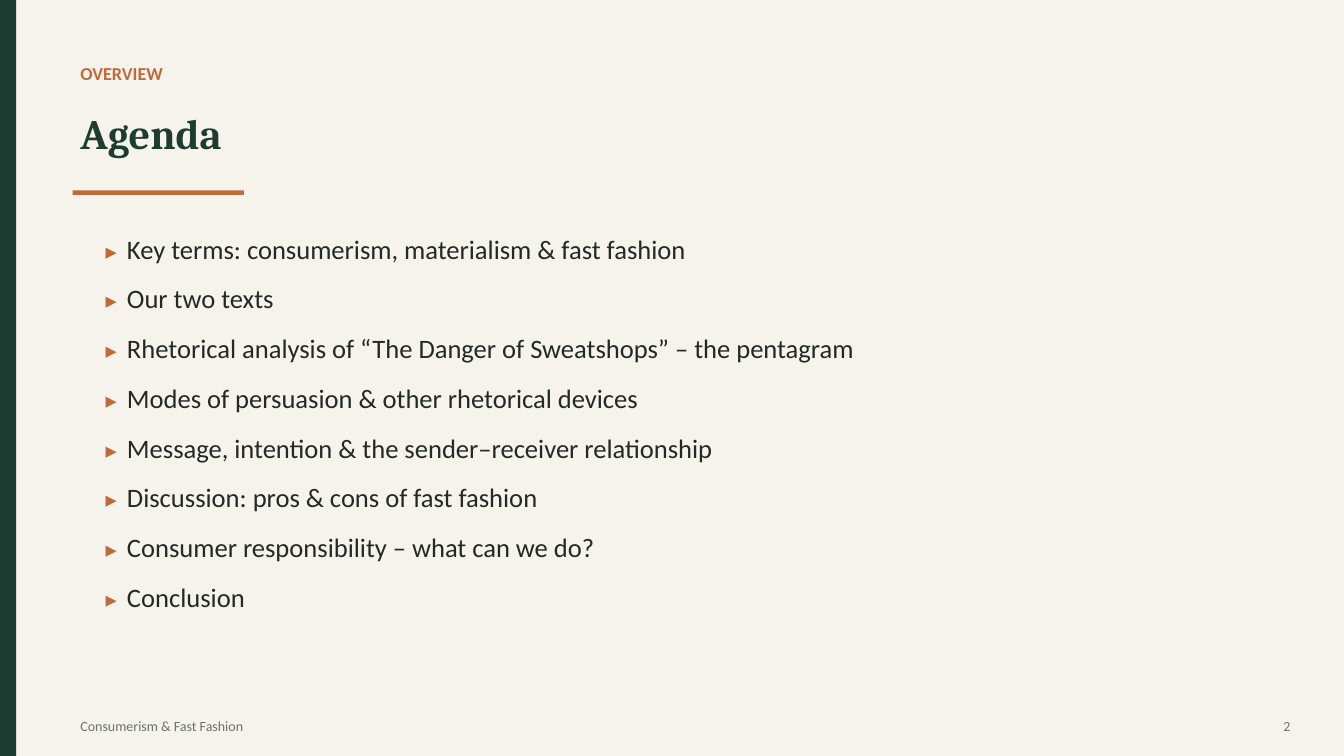
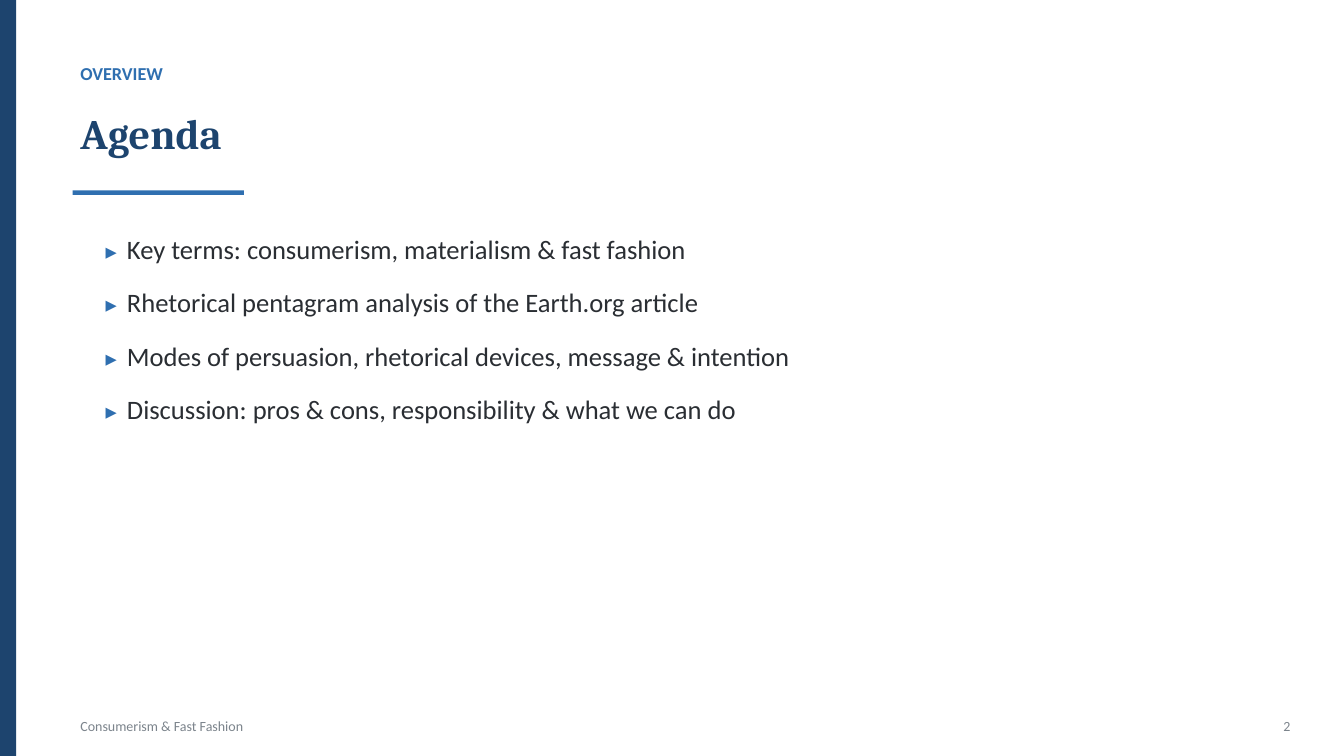
Before and after one commit to fdsh75qs9z-ui/MssAtelier, a slide deck: slide 2 of fast-fashion-presentation/Fast_Fashion_Presentation.pptx. Drawn at 1344x756 pixels with LibreOffice and Linux fonts; fonts in the diff are those of the drawing. Boxes give left, top, right and bottom in pixels: in the first picture for what was removed or moved away, otherwise in the second. Text is boxed around its words. In the diff, an @@ line names an element or a change of style, - is before the commit and + after.

```diff
--- a/fast-fashion-presentation/Fast_Fashion_Presentation.pptx
+++ b/fast-fashion-presentation/Fast_Fashion_Presentation.pptx
@@ background #F6F3EC to #FFFFFF @@
@@ rectangle at (x1=0, y1=0, x2=16, y2=756): fill #1E3D32 to #1D446E @@
@@ text "OVERVIEW" at (x1=80, y1=68, x2=162, y2=80): text colour #C06A3C to #2F6FB0 @@
@@ text "Agenda" at (x1=80, y1=120, x2=221, y2=159): text colour #1E3D32 to #1D446E @@
@@ rectangle at (x1=73, y1=191, x2=244, y2=195): fill #C06A3C to #2F6FB0 @@
@@ text at (x1=127, y1=240, x2=686, y2=264): text colour #C06A3C to #2F6FB0 in "▸"; text colour #222A26 to #2A2E33 in "Key terms: consumerism, materialism & fast fashion"; line spacing 1.12 to 1.14; more space between paragraphs @@
@@ text at (x1=127, y1=293, x2=789, y2=424): text changed; text colour #222A26 to #2A2E33 @@
-▸ Our two texts
-▸ Rhetorical analysis of “The Danger of Sweatshops” – the pentagram
-▸ Modes of persuasion & other rhetorical devices
-▸ Message, intention & the sender–receiver relationship
-▸ Discussion: pros & cons of fast fashion
-▸ Consumer responsibility – what can we do?
-▸ Conclusion
+▸ Rhetorical pentagram analysis of the Earth.org article
+▸ Modes of persuasion, rhetorical devices, message & intention
+▸ Discussion: pros & cons, responsibility & what we can do
@@ text "Consumerism & Fast Fashion" at (x1=80, y1=721, x2=243, y2=731): text colour #6B736E to #7C848C @@
@@ text "2" at (x1=1283, y1=722, x2=1290, y2=731): text colour #6B736E to #7C848C @@
```
Also in this commit, not shown: 9 other slides changed, 11 slides removed, 2 other files.
